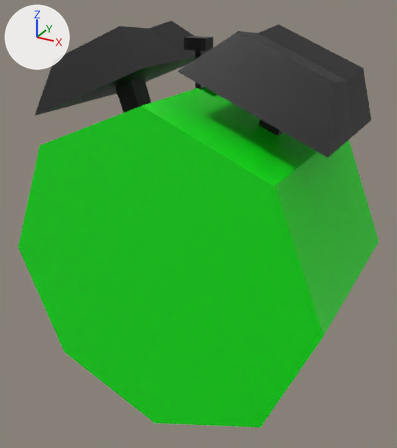
Two versions of the FBX model Assets/Models/Enemy/alarm clock/alarm_clock.fbx, one commit apart.
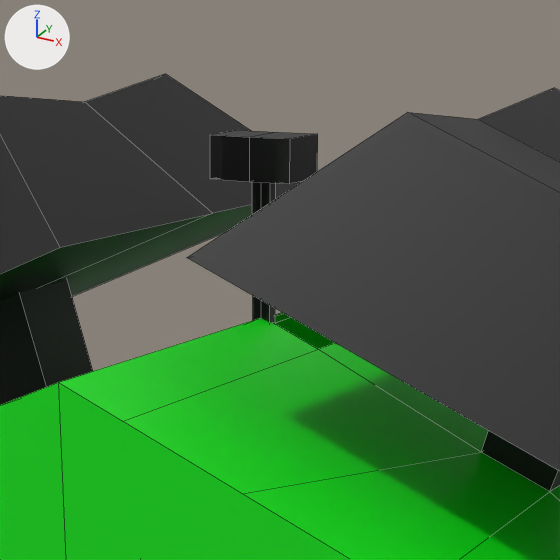
Each version appears first whole from a camera (50 mm lens) standing at (1.54, -2.82, 2.61) and looking at (-0.01, 0.0, 1.2), and next in a close-up on the part from 32% to 71% of the width and 0% to 35% of the height. Every picture has the same lights, and +X, +Y and +Z are marked at upper left. The close-ups show mesh edges as thin lines.
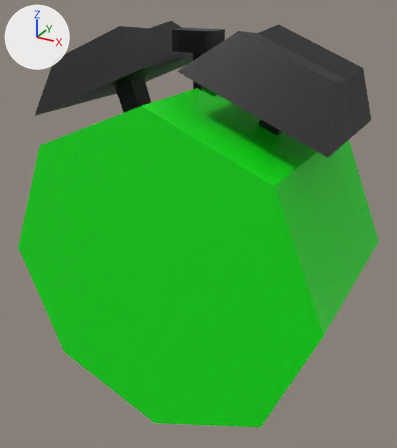
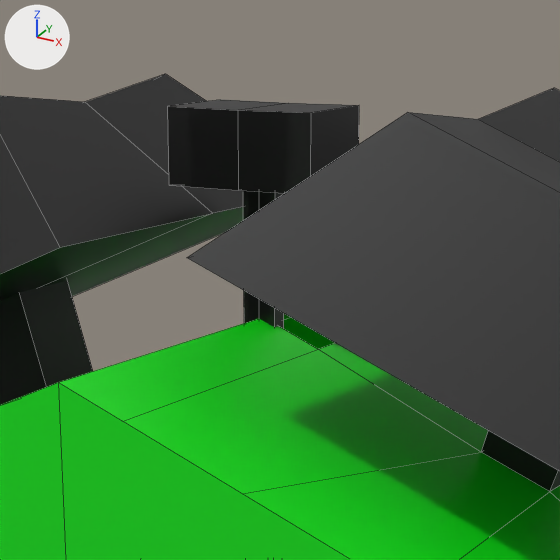
Commit message: add alarm clock

Diff of the bpy script that builds the scene:
```diff
--- a/Assets/Models/Enemy/alarm clock/alarm_clock.fbx.py
+++ b/Assets/Models/Enemy/alarm clock/alarm_clock.fbx.py
@@ me_cube_002 @@
 me_cube_002.from_pydata(...)  # 166 vertices, 129 faces; spans x -1.0..1.0, y -0.6..0.6, z 0.0..2.4
 # used by ob_cube; location = (0.0, 0.0, 0.0)
+# me_cube_002 part 1: the loose piece of 24 vertices spanning x -0.07..0.07, y -0.07..0.02, z 1.85..2.34 is scaled about its middle by 1.77, then moved by (0.0, 0.0, -0.15)
 me_cube_002.materials.append(mat_clock_arrow)
```

Boxes [x1, y1, x2, y2] around the edits, measured in the close-ups (560 x 560 px; the box of a moved part takes in the faces that stretch with it):
part 1 of me_cube_002, moved or reshaped: before [210, 130, 318, 323]; after [168, 100, 359, 329]
